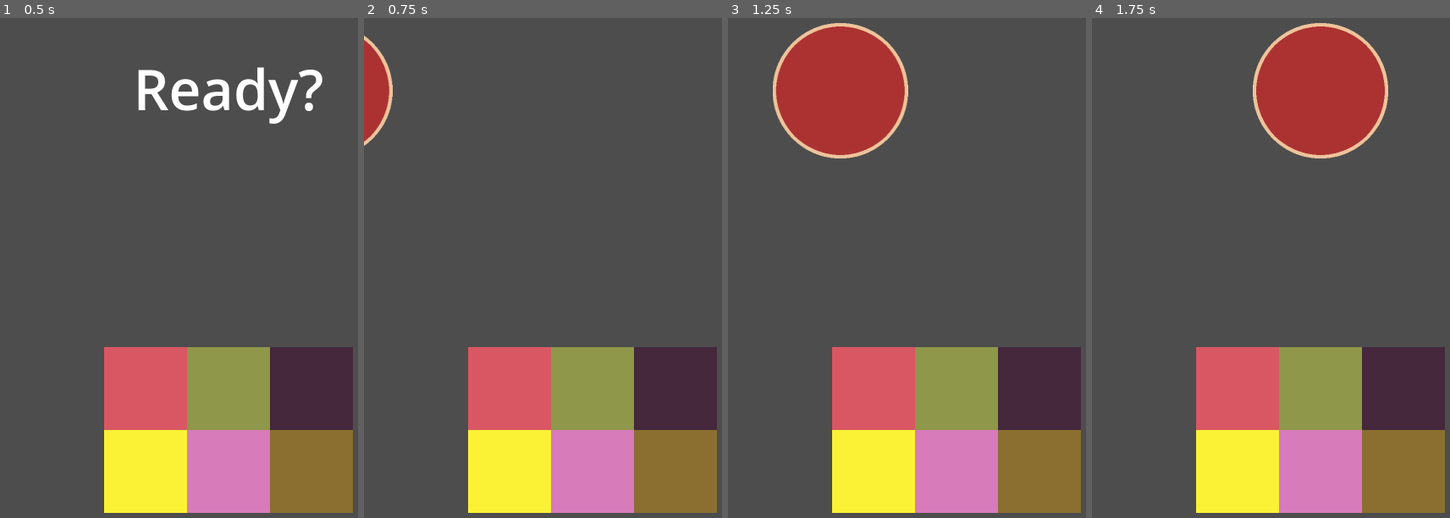
Above: before the commit, frames 1-4 (left to right).
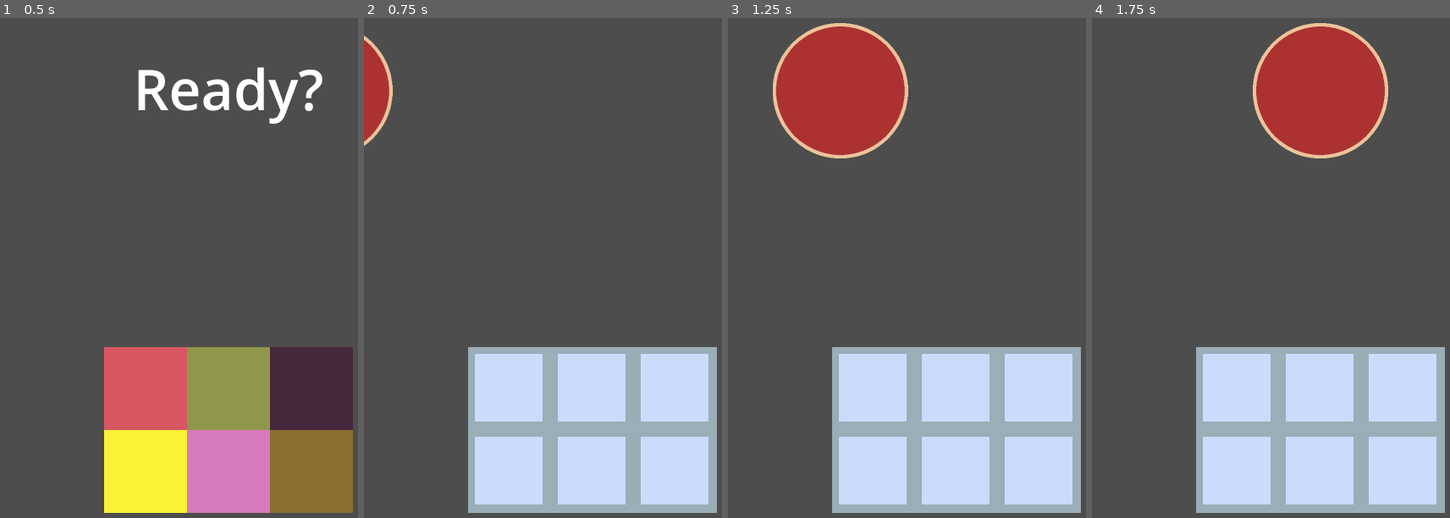
Above: after the commit, the same moments.

Repository: msanatan/EasyPizza
Game: Godot game, scene res://levels/main/game.tscn
Same seed, same stepped clock (60 frames per second), same inputs: the game is played once before the commit and once after it.
Inputs (mouse positions are in pixels of both pictures, inside the frame that each line leads up to):
- Up to frame 1 (0.5 s): no input
- Up to frame 2 (0.75 s): tap Enter at 0.5 s; move the mouse to (510, 388) at 0.52 s; click (510, 388) at 0.6 s
- Up to frame 3 (1.25 s): no input
- Up to frame 4 (1.75 s): move the mouse to (1321, 388) at 1.27 s; click (1321, 388) at 1.35 s

Frame 1 is identical in both runs. In frame 2, 23% of the frame differs, in the area x 29-99%, y 65-99%; in frame 3, 23%; in frame 4, 23%.

Commit message:
Add a cover to the ingredients
By default ingredients are open, but when the game starts they're hidden

Diff:
--- a/ingredients/ingredient/ingredient.gd
+++ b/ingredients/ingredient/ingredient.gd
@@ -5,11 +5,24 @@
 @export var ingredient_name: String
 @export var is_playing: bool = false
 
+@onready var cover_sprite: Sprite2D = $CoverSprite
+
 # Called when the node enters the scene tree for the first time.
 func _ready():
 	$Sprite2D.texture = texture
+	cover_sprite.hide()
 
 
 func _on_input_event(viewport, event, shape_idx):
 	if is_playing and Input.is_action_just_pressed("click"):
 		print("Sprite touched")
+
+
+## Toggle whether the ingredients are visible or covered
+func set_is_playing(value: bool) -> void:
+	if value:
+		cover_sprite.show()
+		is_playing = true
+	else:
+		cover_sprite.hide()
+		is_playing = false
--- a/ingredients/ingredient/ingredient.tscn
+++ b/ingredients/ingredient/ingredient.tscn
@@ -1,7 +1,8 @@
-[gd_scene load_steps=4 format=3 uid="uid://ba4wxpnile4r0"]
+[gd_scene load_steps=5 format=3 uid="uid://ba4wxpnile4r0"]
 
 [ext_resource type="Script" path="res://ingredients/ingredient/ingredient.gd" id="1_drped"]
 [ext_resource type="Texture2D" uid="uid://cl3g5bmdtrdpj" path="res://assets/images/placeholder01.png" id="2_vpe3n"]
+[ext_resource type="Texture2D" uid="uid://co0bvl7vbmqig" path="res://assets/images/cover-placeholder.png" id="3_pl886"]
 
 [sub_resource type="RectangleShape2D" id="RectangleShape2D_i06o4"]
 
@@ -11,6 +12,9 @@
 
 [node name="Sprite2D" type="Sprite2D" parent="."]
 
+[node name="CoverSprite" type="Sprite2D" parent="."]
+texture = ExtResource("3_pl886")
+
 [node name="CollisionShape2D" type="CollisionShape2D" parent="."]
 scale = Vector2(10, 10)
 shape = SubResource("RectangleShape2D_i06o4")
--- a/levels/main/game.gd
+++ b/levels/main/game.gd
@@ -32,7 +32,7 @@
 		pizza_animation.play("pizza_enter_scene")
 		# Make every ingredient active so they can react to the user selection
 		for ingredient in selected_ingredients:
-			ingredient.is_playing = true
+			ingredient.set_is_playing(true)
 
 
 ## Instiante ingredient scenes and adds them to the game
